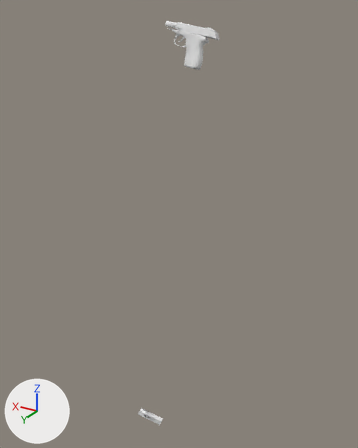
Two versions of the OBJ model Vertex_Animation_Compiler/Assets/Makarov_Pistol_Reload145.obj, one commit apart.
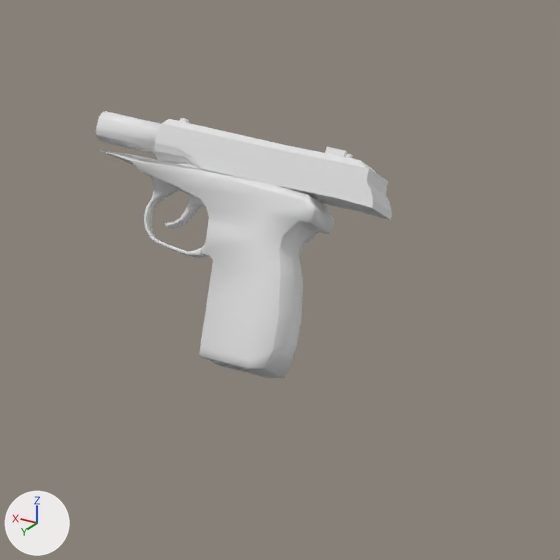
The first picture shows the older version from a camera (50 mm lens) standing at (-0.409, 1.241, 0.002) and looking at (0.335, 0.001, -0.618). The close-ups show both versions on the part from 41% to 70% of the width and 0% to 23% of the height of that picture; other places that the commit changed are outside them. Every picture has the same lights, and +X, +Y and +Z are marked at lower left. Where no turn or scale is listed for an object, it has been applied to the vertices.

The scene before the commit, as lines of its bpy script (objects in view):
```python
me_rest_of_the_gun_sphere = bpy.data.meshes.new('Rest_of_the_gun_Sphere')
me_rest_of_the_gun_sphere.from_pydata(...)  # 272 vertices, 525 faces; spans x 0.3104..0.4555, y -0.1337..-0.0811, z -0.1591..-0.0255
me_top_slider_sphere_001 = bpy.data.meshes.new('Top_Slider_Sphere.001')
me_top_slider_sphere_001.from_pydata(...)  # 131 vertices, 237 faces; spans x 0.2774..0.4151, y -0.1378..-0.1074, z -0.0779..-0.0286
ob_rest_of_the_gun_sphere = bpy.data.objects.new('Rest_of_the_gun_Sphere', me_rest_of_the_gun_sphere)
ob_rest_of_the_gun_sphere.location = (0.0, 0.0, 0.0)
ob_top_slider_sphere_001 = bpy.data.objects.new('Top_Slider_Sphere.001', me_top_slider_sphere_001)
ob_top_slider_sphere_001.location = (0.0, 0.0, 0.0)
```
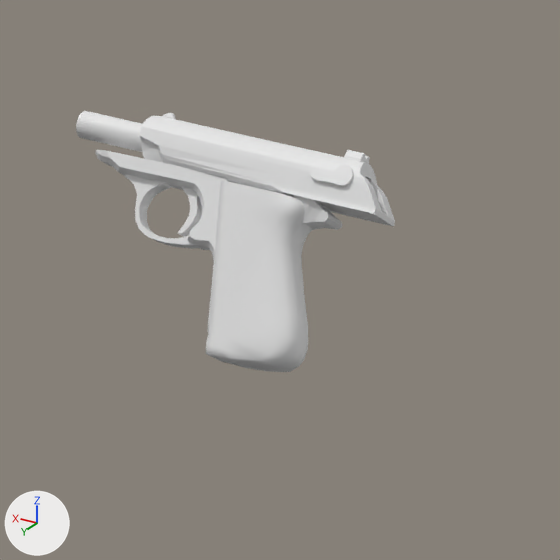
The change, as a list of edits to the scene's bpy script:
```text
Change me_rest_of_the_gun_sphere:
    used by ob_rest_of_the_gun_sphere; location = (0.0, 0.0, 0.0)
    remove me_rest_of_the_gun_sphere.from_pydata(...)  # 272 vertices, 525 faces; spans x 0.3104..0.4555, y -0.1337..-0.0811, z -0.1591..-0.0255
    add me_rest_of_the_gun_sphere.from_pydata(...)  # 446 vertices, 876 faces; spans x 0.3122..0.4697, y -0.1338..-0.0828, z -0.1554..-0.0254
    me_rest_of_the_gun_sphere part 1: the loose piece of 212 vertices spanning x 0.3104..0.4551, y -0.1331..-0.0811, z -0.1591..-0.0452 is rebuilt with 198 vertices and now spans x 0.3122..0.3716, y -0.1333..-0.0828, z -0.1554..-0.0588
    me_rest_of_the_gun_sphere part 2: the loose piece of 24 vertices spanning x 0.4068..0.4555, y -0.1337..-0.1167, z -0.049..-0.0255 is rebuilt with 128 vertices and now spans x 0.4069..0.4697, y -0.1338..-0.1185, z -0.0496..-0.0254
    me_rest_of_the_gun_sphere part 3: a new loose piece of 76 vertices spanning x 0.3844..0.4352, y -0.1243..-0.1065, z -0.0946..-0.0567
    me_rest_of_the_gun_sphere part 4: a new loose piece of 44 vertices spanning x 0.3854..0.3997, y -0.1254..-0.1089, z -0.0887..-0.0569
    me_rest_of_the_gun_sphere part 5: 36 vertices removed from x 0.3824..0.4059, y -0.1204..-0.1095, z -0.0846..-0.0669
    me_rest_of_the_gun_sphere part 6: the surface is now shaded flat
Change me_top_slider_sphere_001:
    used by ob_top_slider_sphere_001; location = (0.0, 0.0, 0.0)
    remove me_top_slider_sphere_001.from_pydata(...)  # 131 vertices, 237 faces; spans x 0.2774..0.4151, y -0.1378..-0.1074, z -0.0779..-0.0286
    add me_top_slider_sphere_001.from_pydata(...)  # 222 vertices, 428 faces; spans x 0.2758..0.4252, y -0.1387..-0.1073, z -0.0809..-0.026
    me_top_slider_sphere_001 part 7: the loose piece of 76 vertices spanning x 0.2774..0.4151, y -0.1378..-0.1074, z -0.0779..-0.0289 is rebuilt with 142 vertices and now spans x 0.2758..0.4252, y -0.1387..-0.1073, z -0.0809..-0.0274
    me_top_slider_sphere_001 part 8: a new loose piece of 36 vertices spanning x 0.2918..0.3163, y -0.1162..-0.1089, z -0.0612..-0.0501
    me_top_slider_sphere_001 part 9: a new loose piece of 24 vertices spanning x 0.2921..0.3031, y -0.1327..-0.122, z -0.0523..-0.043
    me_top_slider_sphere_001 part 10: a new loose piece of 20 vertices spanning x 0.4108..0.419, y -0.1312..-0.1285, z -0.0302..-0.026
    me_top_slider_sphere_001 part 11: 29 vertices removed from x 0.302..0.3142, y -0.1322..-0.1219, z -0.0496..-0.0416
Add me_rest_of_the_gun_sphere_001:
    me_rest_of_the_gun_sphere_001.from_pydata(...)  # 166 vertices, 324 faces; spans x 0.304..0.456, y -0.133..-0.089, z -0.142..-0.045
Add ob_rest_of_the_gun_sphere_001:
    ob_rest_of_the_gun_sphere_001 = bpy.data.objects.new('Rest_of_the_gun_Sphere.001', me_rest_of_the_gun_sphere_001)
    ob_rest_of_the_gun_sphere_001.location = (0.0, 0.0, 0.0)
```

Changed parts and their boxes (x1, y1, x2, y2) in the close-ups (560 x 560 px):
'Rest_of_the_gun_Sphere', reshaped: before (96, 111, 334, 378); after (76, 111, 312, 372)
'Top_Slider_Sphere.001', reshaped (7% wider, 12% taller): before (154, 118, 392, 220); after (140, 113, 395, 227)
'Rest_of_the_gun_Sphere.001', added: after (95, 150, 342, 334)
part 1 of me_rest_of_the_gun_sphere, rebuilt (55% narrower, 16% shorter): before (99, 150, 334, 378); after (206, 180, 312, 372)
part 2 of me_rest_of_the_gun_sphere, rebuilt: before (96, 111, 161, 154); after (76, 111, 142, 152)
part 3 of me_rest_of_the_gun_sphere, added: after (125, 174, 198, 249)
part 4 of me_rest_of_the_gun_sphere, added: after (178, 186, 202, 237)
part 5 of me_rest_of_the_gun_sphere, deleted: before (165, 195, 206, 228)
part 7 of me_top_slider_sphere_001, rebuilt (7% wider, 10% taller): before (154, 119, 392, 220); after (140, 116, 395, 227)
part 8 of me_top_slider_sphere_001, added: after (311, 165, 353, 187)
part 9 of me_top_slider_sphere_001, added: after (344, 150, 370, 164)
part 10 of me_top_slider_sphere_001, added: after (162, 113, 176, 119)
part 11 of me_top_slider_sphere_001, deleted: before (325, 147, 353, 158)
